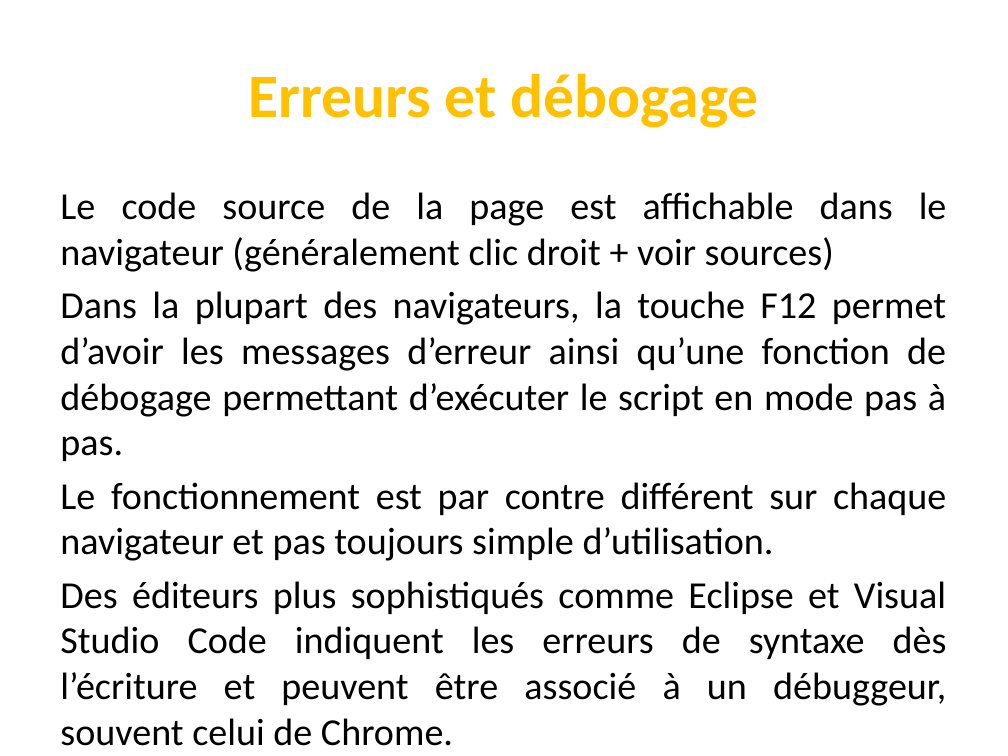
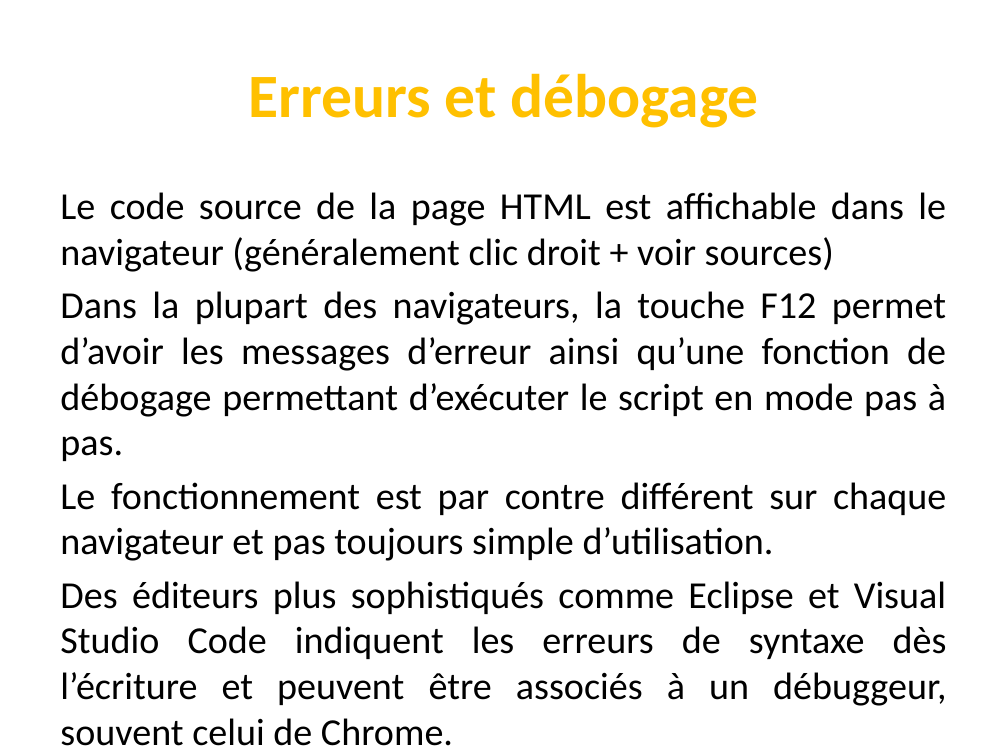
Before and after one commit to codeRoomMarseille/JavaScript_20180914, a slide deck: slide 16 of javascript.pptx. Drawn at 1008x756 pixels with LibreOffice and Linux fonts; fonts in the diff are those of the drawing. Boxes give left, top, right and bottom in pixels: in the first picture for what was removed or moved away, otherwise in the second. Text is boxed around its words. In the diff, an @@ line names an element or a change of style, - is before the commit and + after.

```diff
--- a/javascript.pptx
+++ b/javascript.pptx
@@ text at [60,192,946,272]: text changed @@
-Le code source de la page est affichable dans le navigateur (généralement clic droit + voir sources)
+Le code source de la page HTML est affichable dans le navigateur (généralement clic droit + voir sources)
@@ text at [60,581,947,746]: text changed @@
-Des éditeurs plus sophistiqués comme Eclipse et Visual Studio Code indiquent les erreurs de syntaxe dès l’écriture et peuvent être associé à un débuggeur, souvent celui de Chrome.
+Des éditeurs plus sophistiqués comme Eclipse et Visual Studio Code indiquent les erreurs de syntaxe dès l’écriture et peuvent être associés à un débuggeur, souvent celui de Chrome.
```
Also in this commit, not shown: 21 other slides changed.
